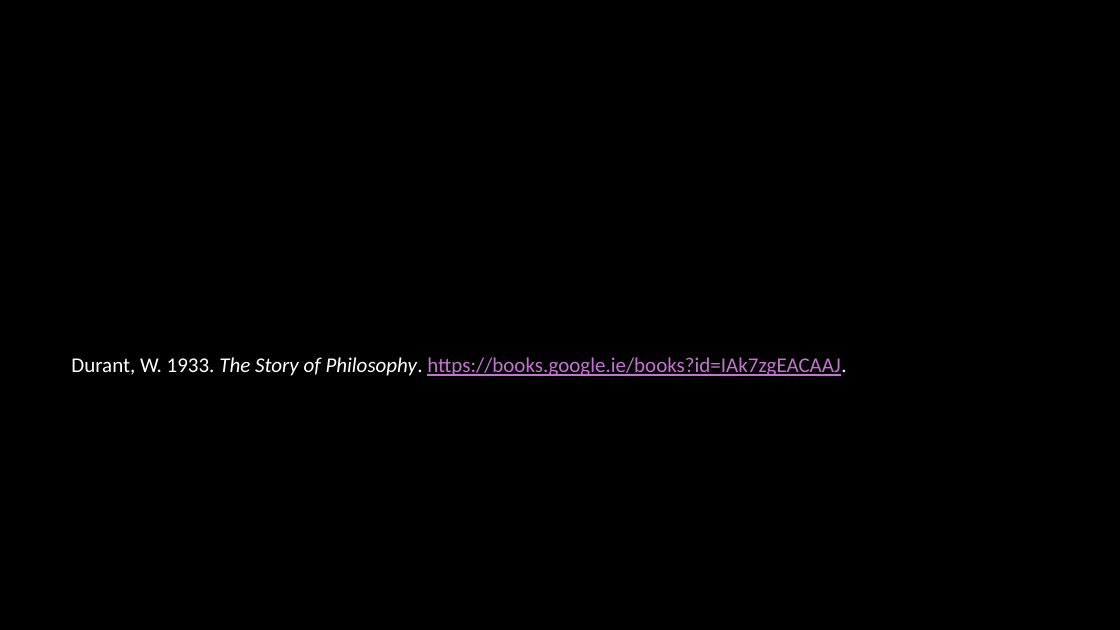
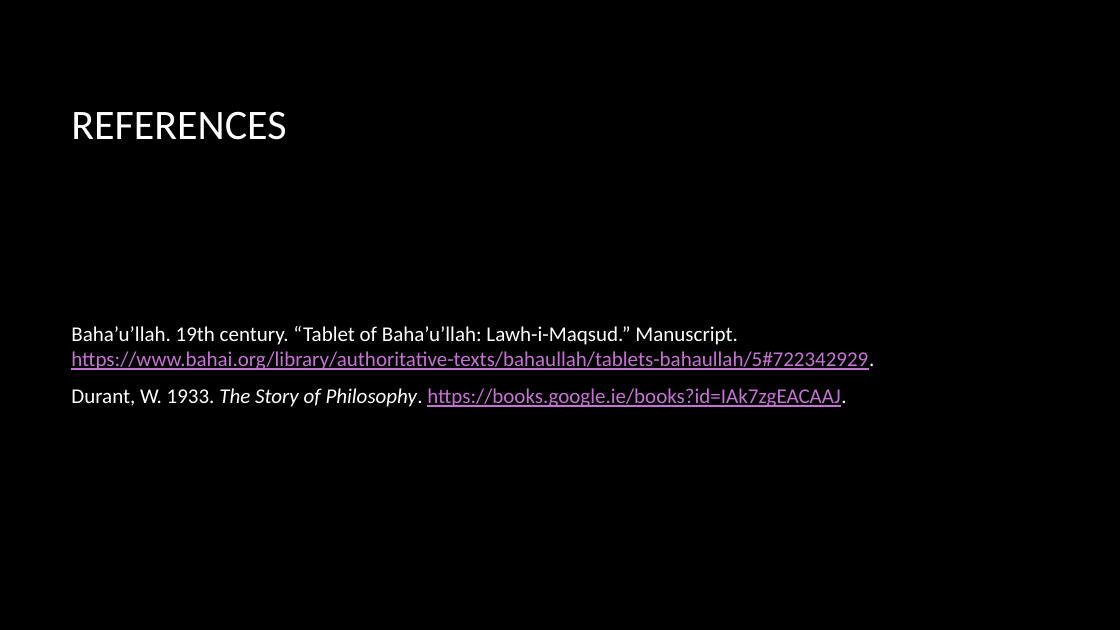
Before and after one commit to spider-z3r0/ULpsych_programing_club, a slide deck: slide 9 of presentations/Day 0/Day0Slides.pptx. Drawn at 1120x630 pixels with LibreOffice and Linux fonts; fonts in the diff are those of the drawing; background and template pictures are left out. Boxes give left, top, right and bottom in pixels: in the first picture for what was removed or moved away, otherwise in the second. Text is boxed around its words. In the diff, an @@ line names an element or a change of style, - is before the commit and + after.

Commit message:
Updated refs and citations
Added to a fdew slides and included some references.

```diff
--- a/presentations/Day 0/Day0Slides.pptx
+++ b/presentations/Day 0/Day0Slides.pptx
@@ title added at (71, 111, 286, 140), 36 pt, text #FFFFFF @@
+REFERENCES
@@ text at (71, 326, 874, 370): paragraph added @@
+Baha’u’llah. 19th century. “Tablet of Baha’u’llah: Lawh-i-Maqsud.” Manuscript. https://www.bahai.org/library/authoritative-texts/bahaullah/tablets-bahaullah/5#722342929.
```
Also in this commit, not shown: 2 other slides changed, 2 slides added, 2 slides removed, 5 other files.
